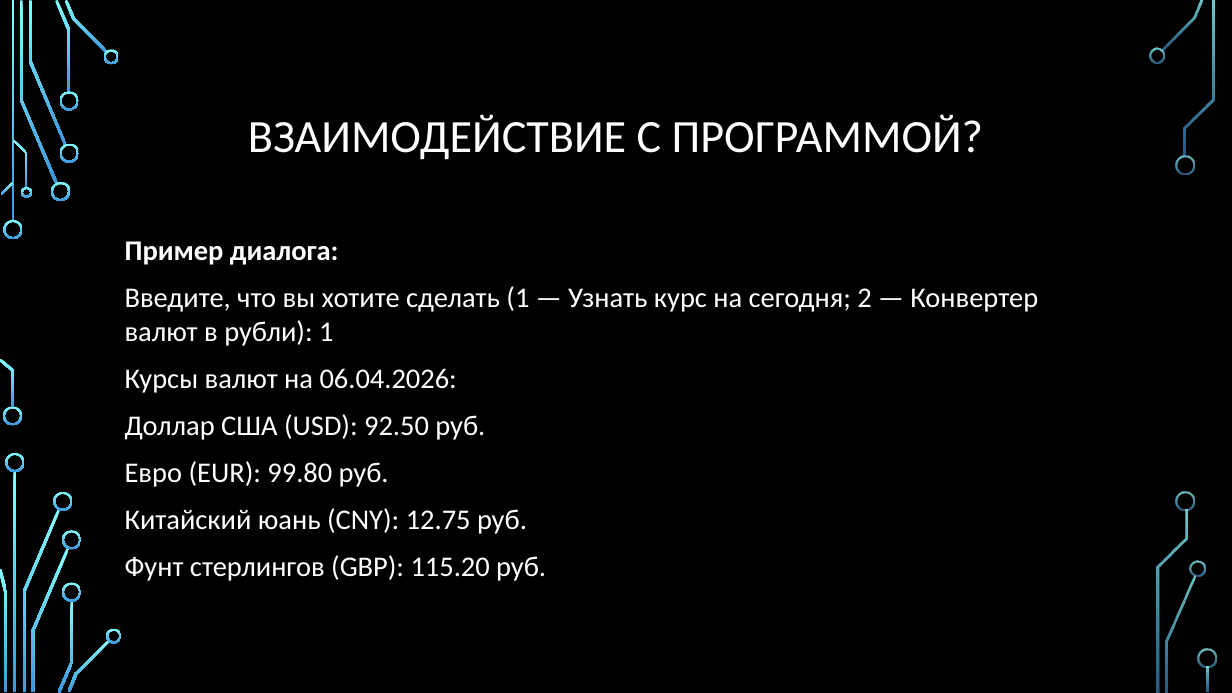
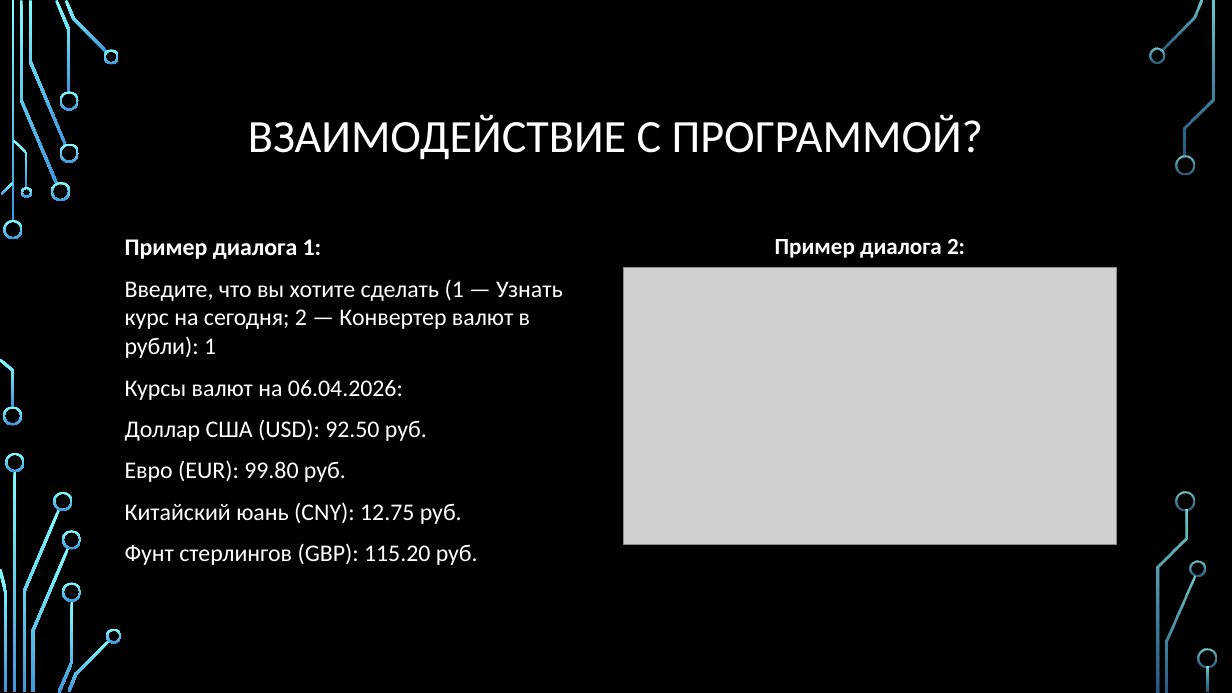
Before and after one commit to BlackPaganYT/Currency_Rates, a slide deck: slide 12 of Конвентатор валют.pptx (slide 6 before the commit). Drawn at 1232x693 pixels with LibreOffice and Linux fonts; fonts in the diff are those of the drawing; grey boxes stand for pictures; background and template pictures are left out. Boxes give left, top, right and bottom in pixels: in the first picture for what was removed or moved away, otherwise in the second. Text is boxed around its words. In the diff, an @@ line names an element or a change of style, - is before the commit and + after.

```diff
--- a/Конвентатор валют.pptx
+++ b/Конвентатор валют.pptx
@@ text at <box>125,239,322,259</box>: text changed; size 22.2 to 18.6 pt @@
-Пример диалога:
+Пример диалога 1:
@@ text added at <box>775,239,965,258</box>, 18 pt, text #FFFFFF, bold @@
+Пример диалога 2:
@@ picture added at <box>624,268,1116,545</box> @@
@@ text at <box>125,279,562,565</box>: size 22.2 to 18.6 pt @@
```
Also in this commit, not shown: 1 other slide changed.
